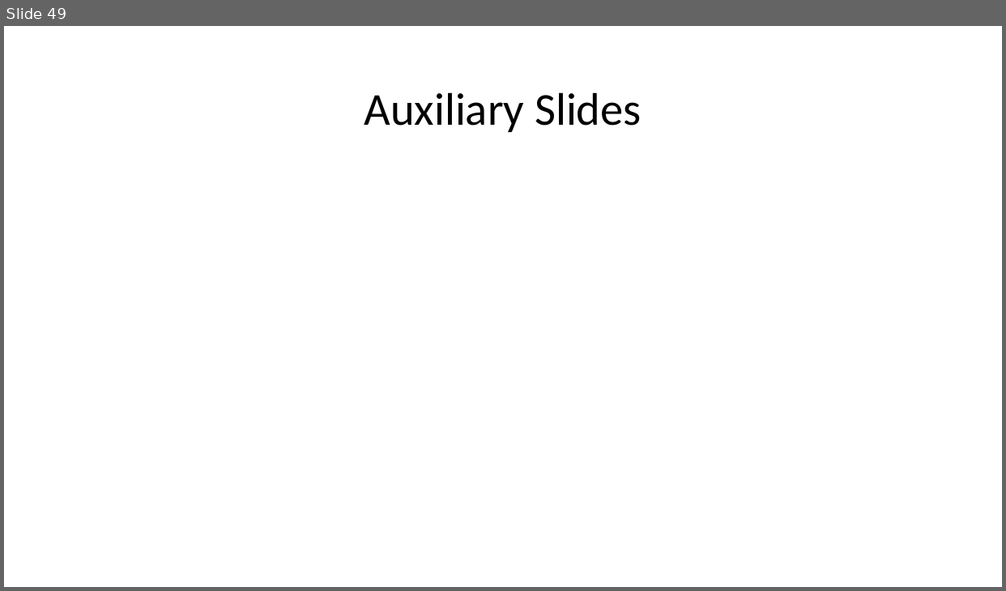
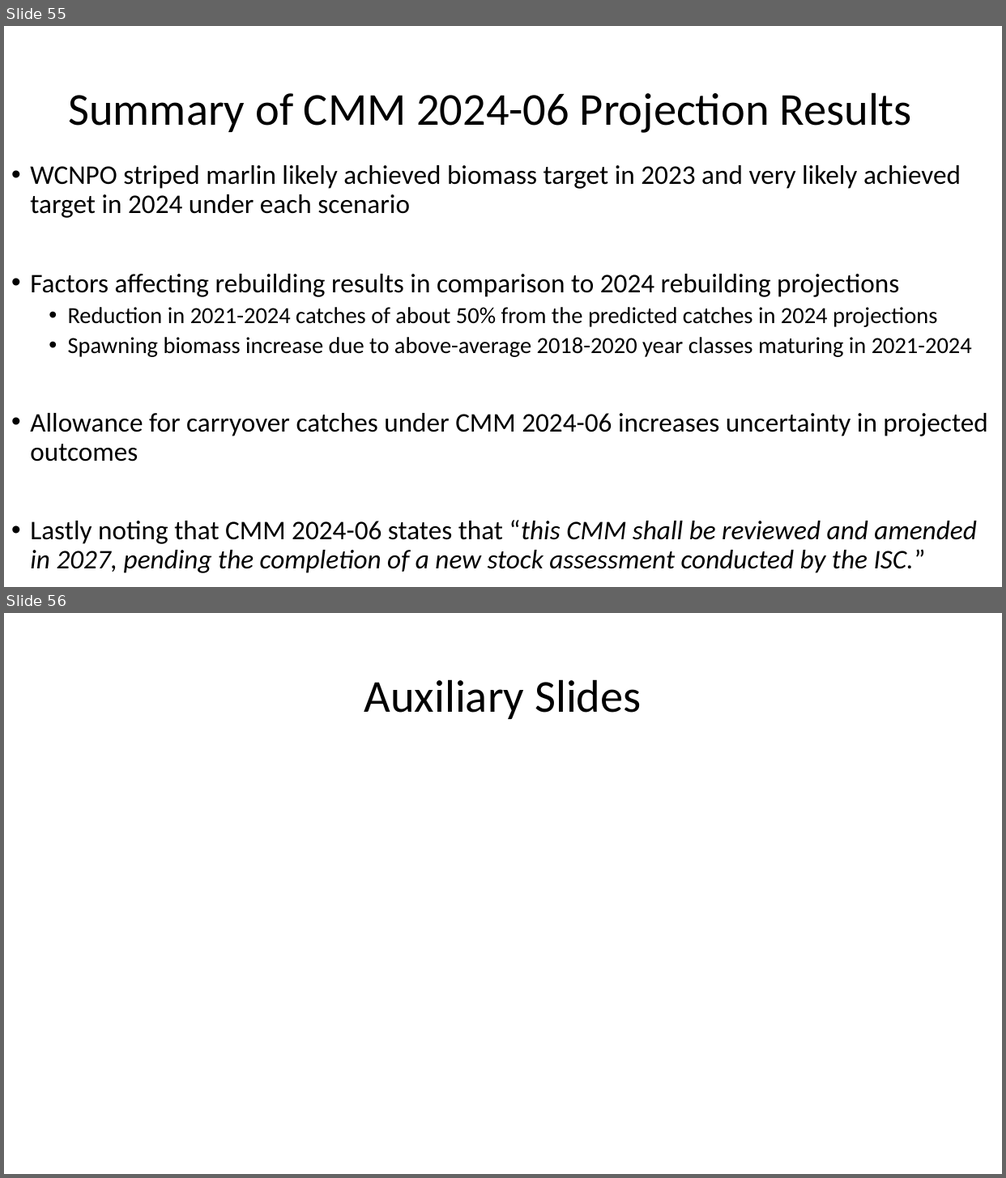
Before and after one commit to PIFSCstockassessments/2024-WCNPO-MLS-Rebuilding, a slide deck: 2025-MLS-projections/2025 MLS projections for CMM 24-06.pptx. Shown one above the other, each under a label of ours: slide 49 before the commit, slides 55 and 56 after it. The pictures are 1006x591 and 1006x1178 pixels, drawn with LibreOffice and Linux fonts; fonts in the diff are those of the drawing; background and template pictures are left out. Boxes give left, top, right and bottom in pixels: in the first picture for what was removed or moved away, otherwise in the second. Text is boxed around its words. In the diff, an @@ line names an element or a change of style, - is before the commit and + after.

```diff
--- a/2025-MLS-projections/2025 MLS projections for CMM 24-06.pptx
+++ b/2025-MLS-projections/2025 MLS projections for CMM 24-06.pptx
@@ slide 55 added at <box>4,26,1002,587</box>, background #FFFFFF @@
@@ title added at <box>68,92,912,133</box>, 44 pt, text #000000 @@
+Summary of CMM 2024-06 Projection Results
@@ text added at <box>30,165,987,574</box>, 25.9 pt, text #000000 @@
+• WCNPO striped marlin likely achieved biomass target in 2023 and very likely achieved target in 2024 under each scenario
+• Factors affecting rebuilding results in comparison to 2024 rebuilding projections
+  • Reduction in 2021-2024 catches of about 50% from the predicted catches in 2024 projections
+  • Spawning biomass increase due to above-average 2018-2020 year classes maturing in 2021-2024
+• Allowance for carryover catches under CMM 2024-06 increases uncertainty in projected outcomes
+• Lastly noting that CMM 2024-06 states that “this CMM shall be reviewed and amended in 2027, pending the completion of a new stock assessment conducted by the ISC.”
@@ what was slide 49 is now slide 56 @@
```
Also in this commit, not shown: 6 slides changed, 25 other slides added, 15 slides removed.
